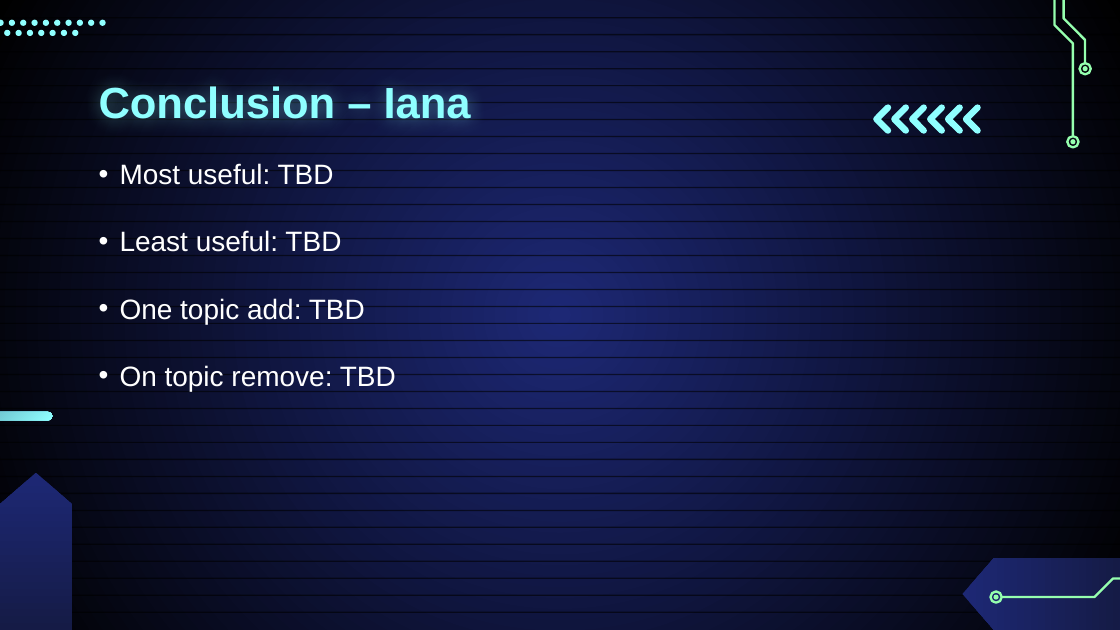
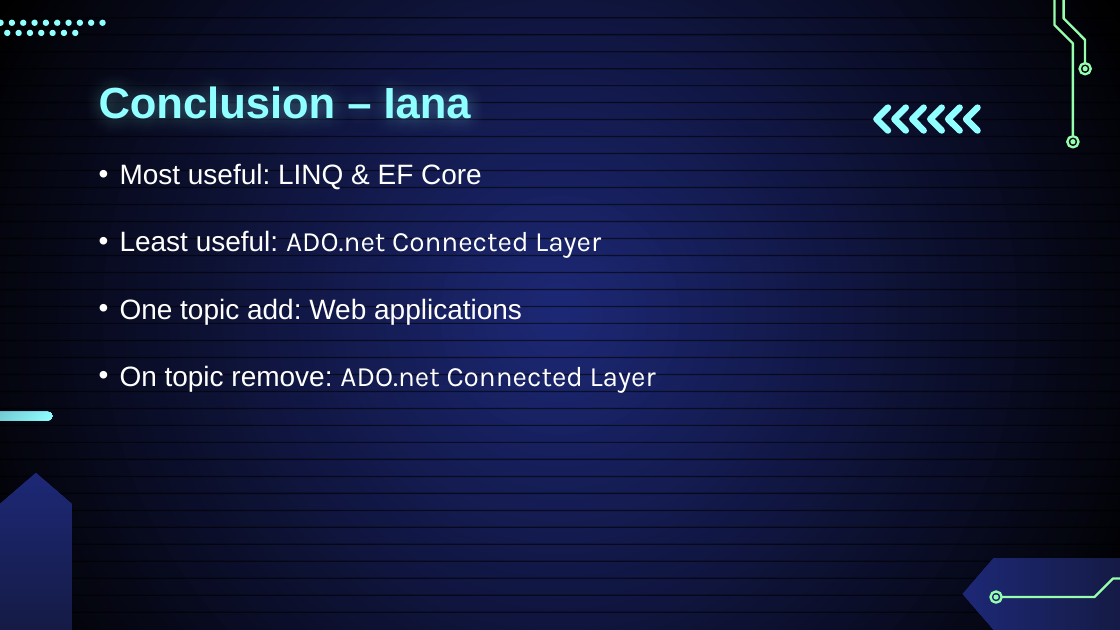
Before and after one commit to f228476653/FP200OK01, a slide deck: slide 8 of FP200OK01.pptx. Drawn at 1120x630 pixels with LibreOffice and Linux fonts; fonts in the diff are those of the drawing. Boxes give left, top, right and bottom in pixels: in the first picture for what was removed or moved away, otherwise in the second. Text is boxed around its words. In the diff, an @@ line names an element or a change of style, - is before the commit and + after.

Commit message:
added my conclusion

```diff
--- a/FP200OK01.pptx
+++ b/FP200OK01.pptx
@@ text at (120,163,656,392): text changed @@
-• Most useful: TBD
-• Least useful: TBD
-• One topic add: TBD
-• On topic remove: TBD
+• Most useful: LINQ & EF Core
+• Least useful: ADO.net Connected Layer
+• One topic add: Web applications
+• On topic remove: ADO.net Connected Layer
```
